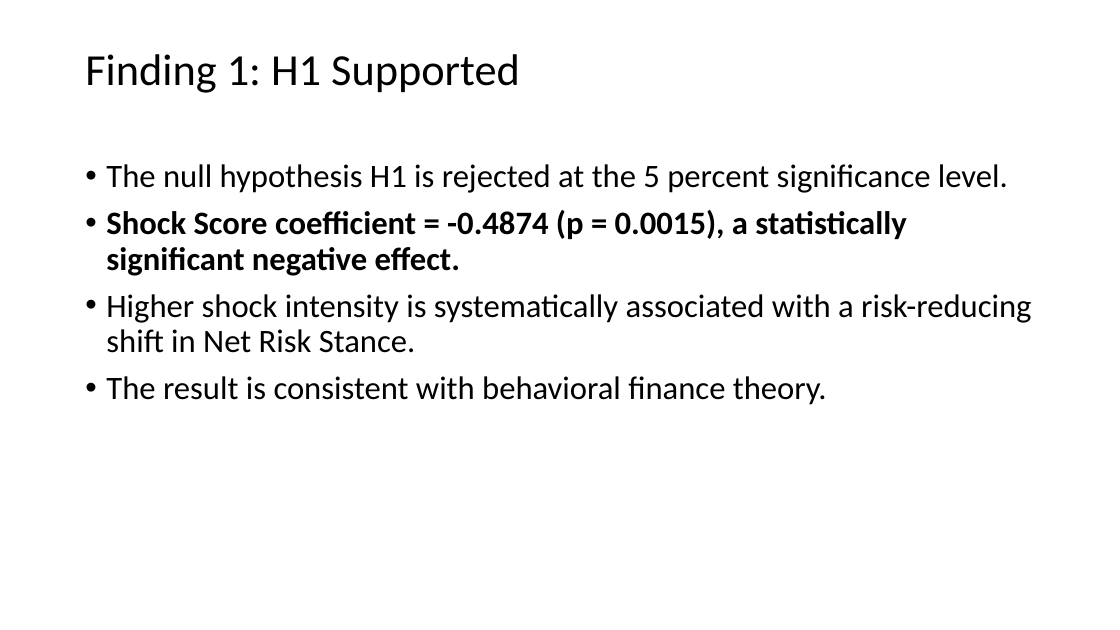
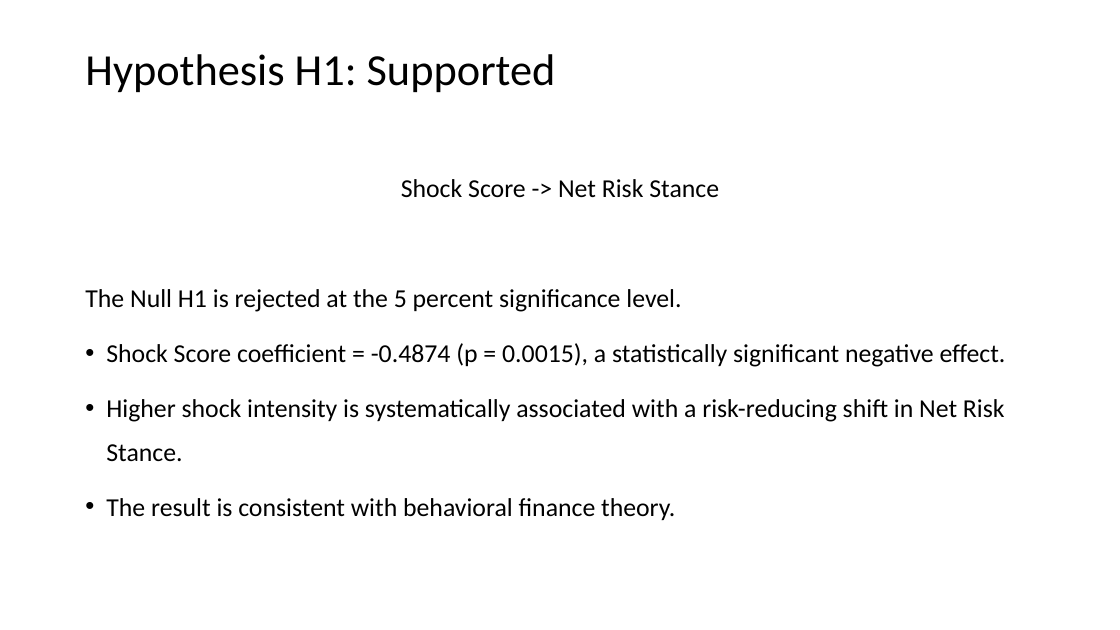
Before and after one commit to Amarows/thesis, a slide deck: slide 8 of documents/aliaksei_malashonak_sbs_thesis_defence.pptx. Drawn at 1120x630 pixels with LibreOffice and Linux fonts; fonts in the diff are those of the drawing; background and template pictures are left out. Boxes give left, top, right and bottom in pixels: in the first picture for what was removed or moved away, otherwise in the second. Text is boxed around its words. In the diff, an @@ line names an element or a change of style, - is before the commit and + after.

```diff
--- a/documents/aliaksei_malashonak_sbs_thesis_defence.pptx
+++ b/documents/aliaksei_malashonak_sbs_thesis_defence.pptx
@@ title at bbox=[85, 54, 556, 92]: text changed @@
-Finding 1: H1 Supported
+Hypothesis H1: Supported
@@ text at bbox=[85, 179, 719, 312]: text changed; size 28 to 22.1 pt @@
-• The null hypothesis H1 is rejected at the 5 percent significance level.
+Shock Score -> Net Risk Stance
+The Null H1 is rejected at the 5 percent significance level.
@@ text at bbox=[106, 343, 1006, 520]: size 28 to 22.1 pt in "Shock Score coefficient = -0.4874 (p = ...", "Higher shock intensity is systematically associated with ...", "The result is consistent with behavioral finance ..."; bold off in "Shock Score coefficient = -0.4874 (p = ..."; line spacing 0.9 to 1.4 @@
```
Also in this commit, not shown: 18 other slides changed, 5 slides added, 1 slide removed.
